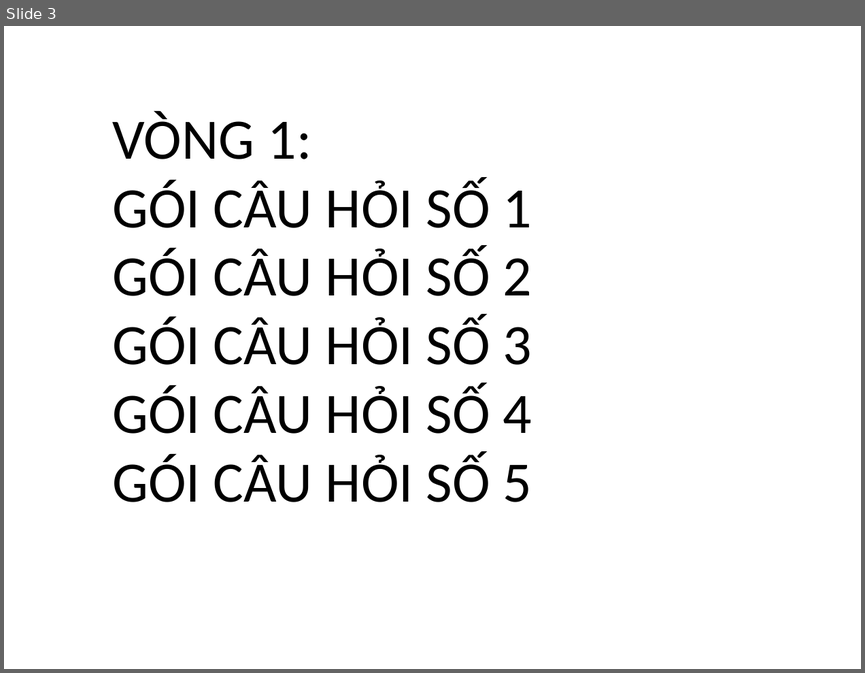
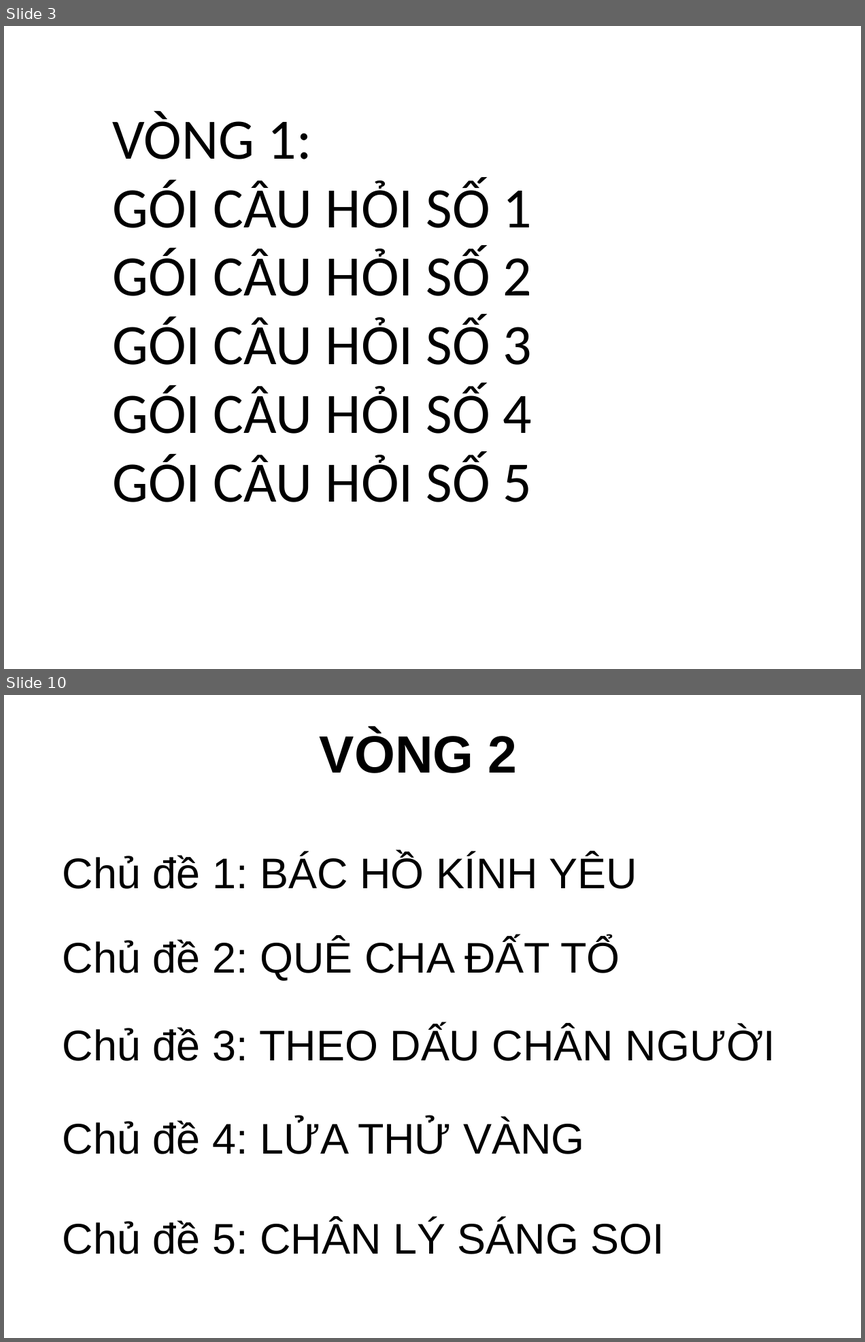
Before and after one commit to huytt/giao-an, a slide deck: hoi_thi.ppt. Shown one above the other, each under a label of ours: slide 3 before the commit, slides 3 and 10 after it; the slides between them are not shown. The pictures are 865x673 and 865x1342 pixels, drawn with LibreOffice and Linux fonts; fonts in the diff are those of the drawing; background and template pictures are left out. Boxes give left, top, right and bottom in pixels: in the first picture for what was removed or moved away, otherwise in the second. Text is boxed around its words. In the diff, an @@ line names an element or a change of style, - is before the commit and + after.

```diff
--- a/hoi_thi.ppt
+++ b/hoi_thi.ppt
@@ slide 10 added at bbox=[4, 695, 861, 1338], background picture (left out) @@
@@ text added at bbox=[320, 731, 517, 773], 44 pt, text #000000, bold @@
+VÒNG 2
@@ text added at bbox=[62, 854, 637, 889], 36 pt, text #000000 @@
+Chủ đề 1: BÁC HỒ KÍNH YÊU
@@ text added at bbox=[62, 939, 619, 981], 36 pt, text #000000 @@
+Chủ đề 2: QUÊ CHA ĐẤT TỔ
@@ text added at bbox=[62, 1027, 775, 1061], 36 pt, text #000000 @@
+Chủ đề 3: THEO DẤU CHÂN NGƯỜI
@@ text added at bbox=[62, 1119, 584, 1154], 36 pt, text #000000 @@
+Chủ đề 4: LỬA THỬ VÀNG
@@ text added at bbox=[62, 1219, 664, 1254], 36 pt, text #000000 @@
+Chủ đề 5: CHÂN LÝ SÁNG SOI
```
Also in this commit, not shown: 2 slides changed, 10 other slides added, 4 slides removed.
